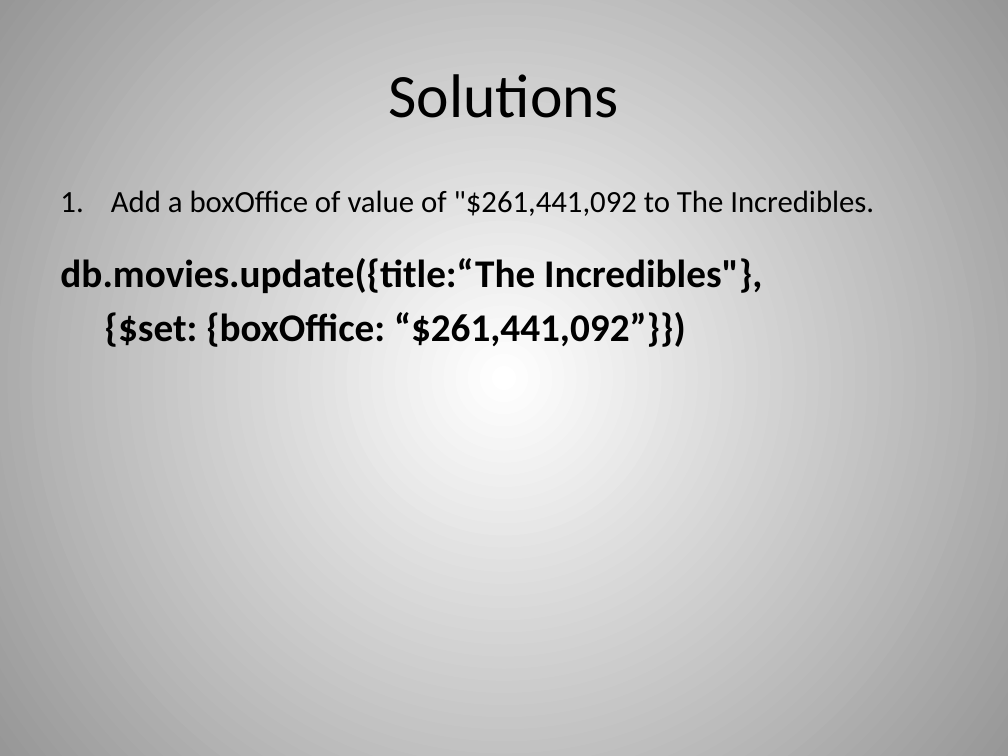
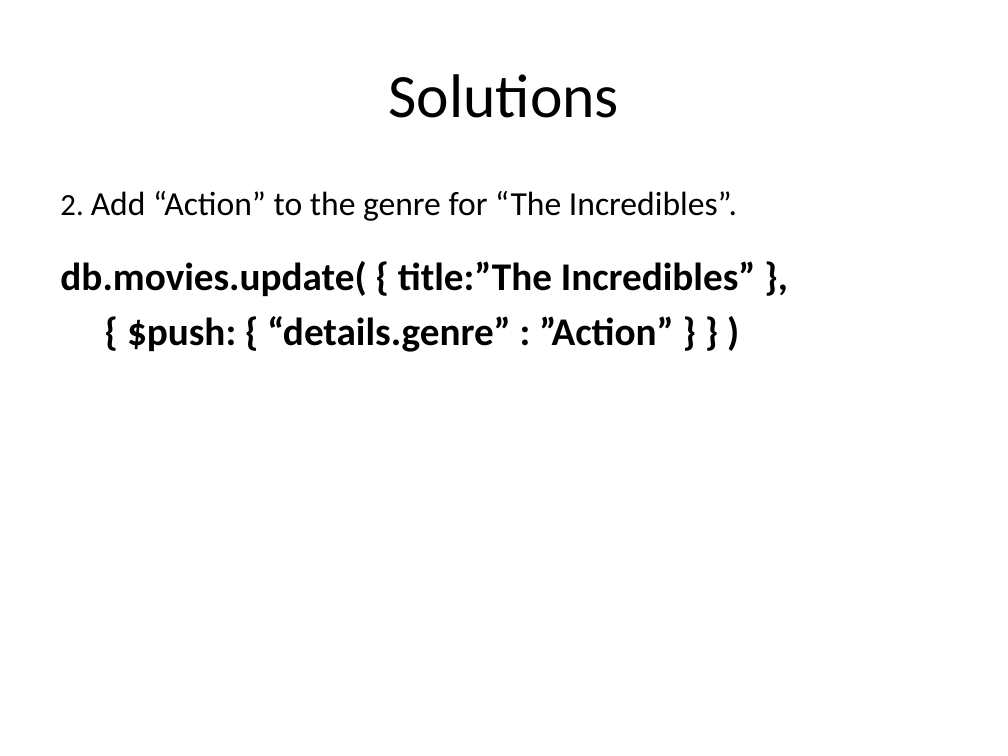
Before and after one commit to dvanvali/mongoDbPresentation, a slide deck: slide 29 of MongoDB.pptx (slide 28 before the commit). Drawn at 1008x756 pixels with LibreOffice and Linux fonts; fonts in the diff are those of the drawing; background and template pictures are left out. Boxes give left, top, right and bottom in pixels: in the first picture for what was removed or moved away, otherwise in the second. Text is boxed around its words. In the diff, an @@ line names an element or a change of style, - is before the commit and + after.

Commit message:
new background and update to 2 slides

```diff
--- a/MongoDB.pptx
+++ b/MongoDB.pptx
@@ background gradient #FFFFFF to #979797 to picture (left out) @@
@@ text at <box>60,191,756,352</box>: text changed @@
-1. Add a boxOffice of value of "$261,441,092 to The Incredibles.
-db.movies.update({title:“The Incredibles"},
-{$set: {boxOffice: “$261,441,092”}})
+2. Add “Action” to the genre for “The Incredibles”.
+db.movies.update( { title:”The Incredibles” },
+{ $push: { “details.genre” : ”Action” } } )
```
Also in this commit, not shown: 37 other slides changed, 1 slide removed, 1 other file.
